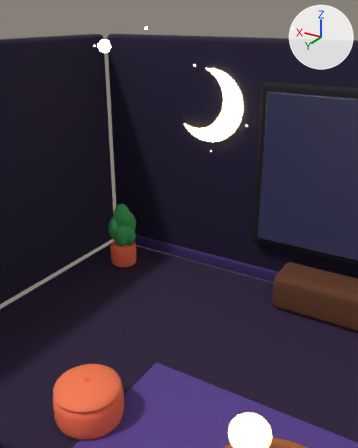
The glTF model public/models/room_living.glb: old version first, new version second.
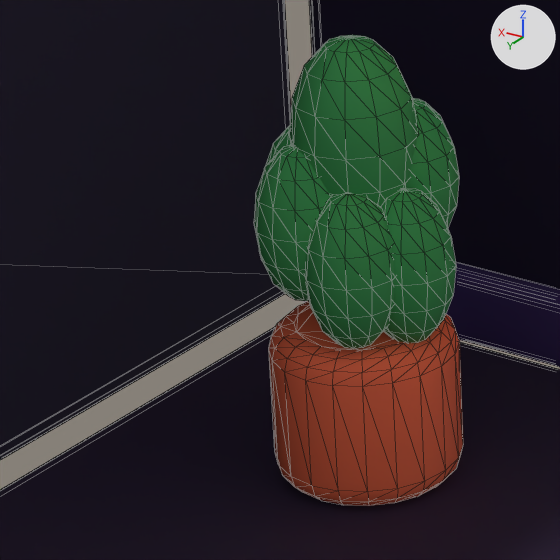
Each version appears first from a 50 mm lens placed at (-0.485, 2.065, 3.284), pointed at (2.762, -3.347, 0.577), and next in a close-up on the part from 21% to 42% of the width and 44% to 61% of the height. Every picture has the same lights, and +X, +Y and +Z are marked at upper right. The older version's two pictures come first. The close-ups show mesh edges as thin lines. Where no turn or scale is listed for an object, it has been applied to the vertices. Vertices at exactly the same position are counted once.

Objects in the first close-up: 'Plant', 'Room'.
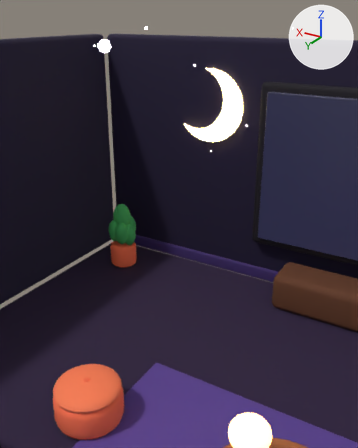
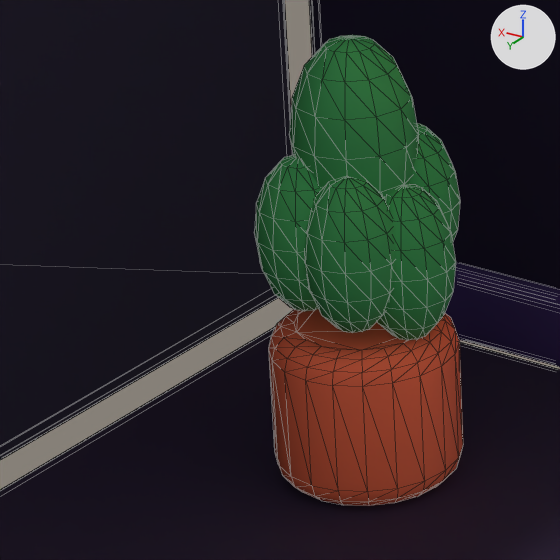
What differs and where, as boxes [x1, y1, x2, y2] in the close-ups (560 x 560 px; the box of a moved part takes in the faces that stretch with it):
part 1 of me_plant, moved or reshaped (not visible afterwards)
    before: [264, 125, 291, 168]
part 2 of me_plant, moved or reshaped
    before: [254, 144, 331, 301]
    after: [254, 155, 322, 311]
part 3 of me_plant, moved or reshaped
    before: [305, 193, 395, 349]
    after: [304, 178, 395, 333]
part 4 of me_plant, moved or reshaped
    before: [381, 188, 456, 343]
    after: [377, 184, 456, 340]
part 5 of me_plant, moved or reshaped
    before: [405, 98, 459, 228]
    after: [408, 123, 460, 242]

What changed in the scene script:
```text
Change me_plant:
    where me_plant.from_pydata(...)  # 762 vertices, 1492 faces; spans x 3.199..3.601, y -3.086..-2.714, z 0.0..0.895
    used by ob_plant; location = (0.0, 0.0, 0.0)
    me_plant part 1: the loose piece of 86 vertices spanning x 3.419..3.601, y -2.991..-2.809, z 0.393..0.705 is moved by (0.0, 0.0, -0.065)
    me_plant part 2: the loose piece of 86 vertices spanning x 3.364..3.546, y -2.896..-2.714, z 0.391..0.703 is moved by (0.0, 0.0, -0.021)
    me_plant part 3: the loose piece of 86 vertices spanning x 3.254..3.436, y -2.896..-2.714, z 0.32..0.632 is moved by (0.0, 0.0, 0.033)
    me_plant part 4: the loose piece of 86 vertices spanning x 3.199..3.381, y -2.991..-2.809, z 0.304..0.616 is moved by (0.0, 0.0, 0.007)
    me_plant part 5: the loose piece of 86 vertices spanning x 3.254..3.436, y -3.086..-2.904, z 0.438..0.75 is moved by (0.0, 0.0, -0.05)
```
